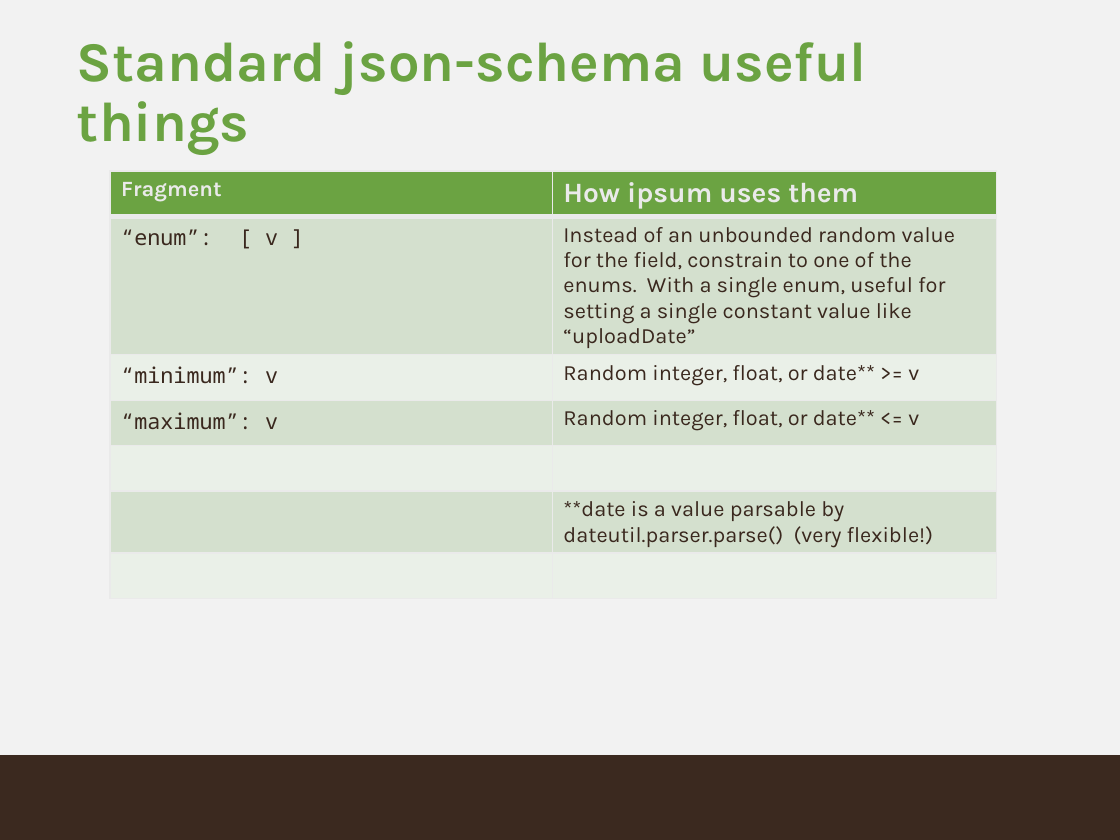
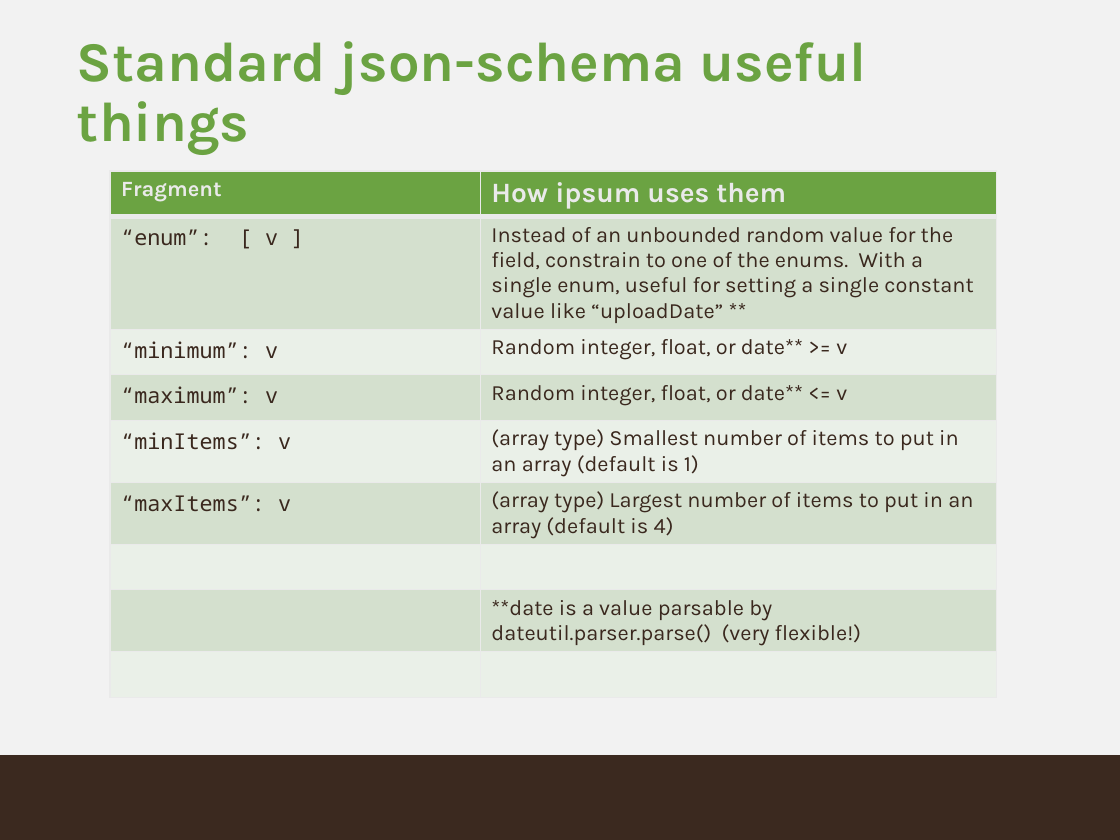
Before and after one commit to buzzm/ipsum, a slide deck: slide 4 of ipsum.pptx. Drawn at 1120x840 pixels with LibreOffice and Linux fonts; fonts in the diff are those of the drawing; background and template pictures are left out. Boxes give left, top, right and bottom in pixels: in the first picture for what was removed or moved away, otherwise in the second. Text is boxed around its words. In the diff, an @@ line names an element or a change of style, - is before the commit and + after.

Commit message:
Some fixups, add inc feature for date-time, and provide some sample shape.jsch files.

```diff
--- a/ipsum.pptx
+++ b/ipsum.pptx
@@ table at bbox=[110, 171, 997, 704] @@
-row 2, column 2: Instead of an unbounded random value for the field, constrain to one of the enums. With a single enum, useful for setting a single constant value like “uploadDate”
+row 2, column 2: Instead of an unbounded random value for the field, constrain to one of the enums. With a single enum, useful for setting a single constant value like “uploadDate” **
+row 5: “minItems”: v | (array type) Smallest number of items to put in an array (default is 1)
+row 6: “maxItems”: v | (array type) Largest number of items to put in an array (default is 4)
```
Also in this commit, not shown: 1 other slide changed, 7 other files.
